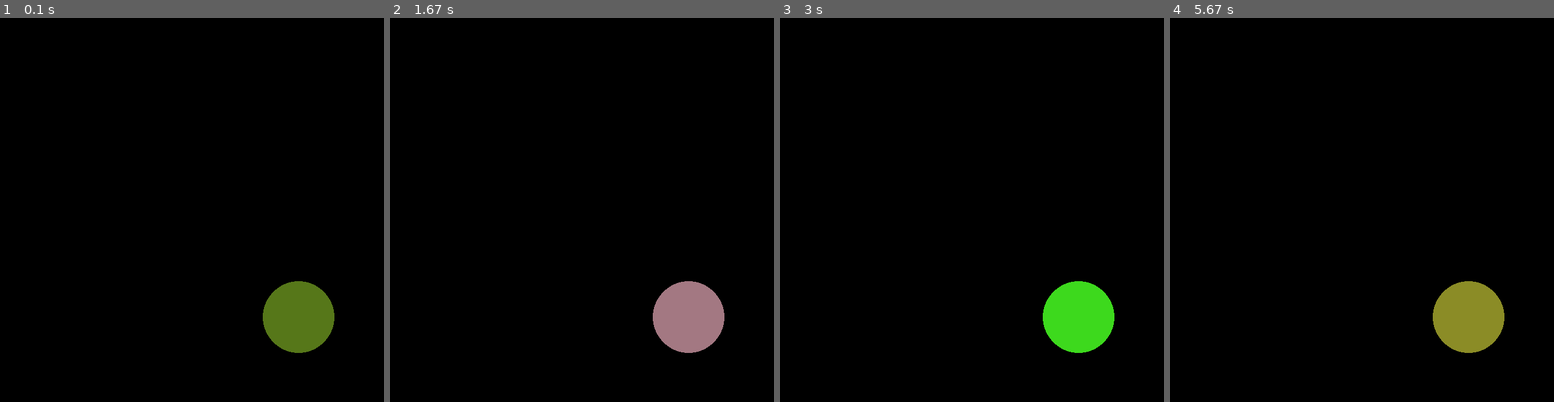
Above: before the commit, frames 1-4 (left to right).
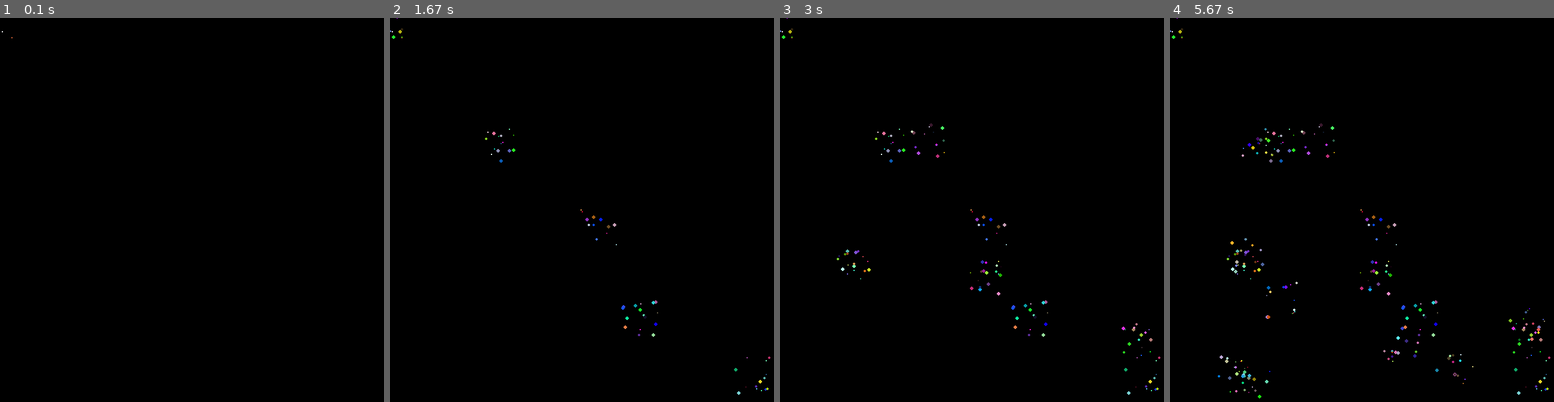
Above: after the commit, the same moments.

Repository: sagieppel/Pygame3
Game: pygame game, started from Lesson1.py
Two runs of this game, one before a commit and one after it. Both use one fixed random seed, a clock stepped at 60 frames per second and the inputs below.
Inputs (mouse positions are in pixels of both pictures, inside the frame that each line leads up to):
- Up to frame 1 (0.1 s): no input
- Up to frame 2 (1.67 s): click (597, 229) at 0.38 s; click (639, 321) at 0.72 s; click (750, 375) at 1.05 s; click (501, 144) at 1.38 s
- Up to frame 3 (3 s): click (987, 279) at 1.72 s; click (929, 140) at 2.05 s; click (1133, 336) at 2.38 s; click (852, 267) at 2.72 s
- Up to frame 4 (5.67 s): click (1258, 144) at 3.05 s; click (1281, 302) at 3.38 s; click (1527, 325) at 3.72 s; click (1250, 382) at 4.05 s; click (1246, 252) at 4.38 s; click (1400, 344) at 4.72 s; click (1454, 367) at 5.05 s; click (1231, 375) at 5.38 s

The runs differ from the first frame. In frame 1, 2.7% of the frame differs, in the area x 0-88%, y 3-88%; in frame 2, 2.9%; in frame 3, 3.1%; in frame 4, 3.5%, in the area x 0-100%, y 0-100%.

Commit message:
Update Lesson1.py

Diff:
--- a/Lesson1.py
+++ b/Lesson1.py
@@ -7,12 +7,19 @@
 screen=pygame.display.set_mode([screensize,screensize]) # Control screen size
 
 for i in range(100000000):
+
+  pygame.event.get()
+  x,y = pygame.mouse.get_pos()
+
   red=random.randint(0,255)
   blue=random.randint(0,255)
   green=random.randint(0,255)
 
-  x = 500
-  y = 500
-  scale=60
-  pygame.draw.circle(screen, [red,green,blue], [x,y], scale)
+  x = x+random.randint(-30,30)
+  y = y+random.randint(-30,30)
+
+  size = random.randint(0,3)
+
+  pygame.draw.circle(screen, [red,green,blue], [x,y], size)
+
   pygame.display.update()
